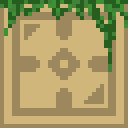
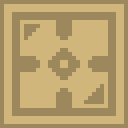
Before/after of a 128 × 128 layered artwork. What changed in the layer stack:
hid "Pasto" over [0, 0, 128, 72]
